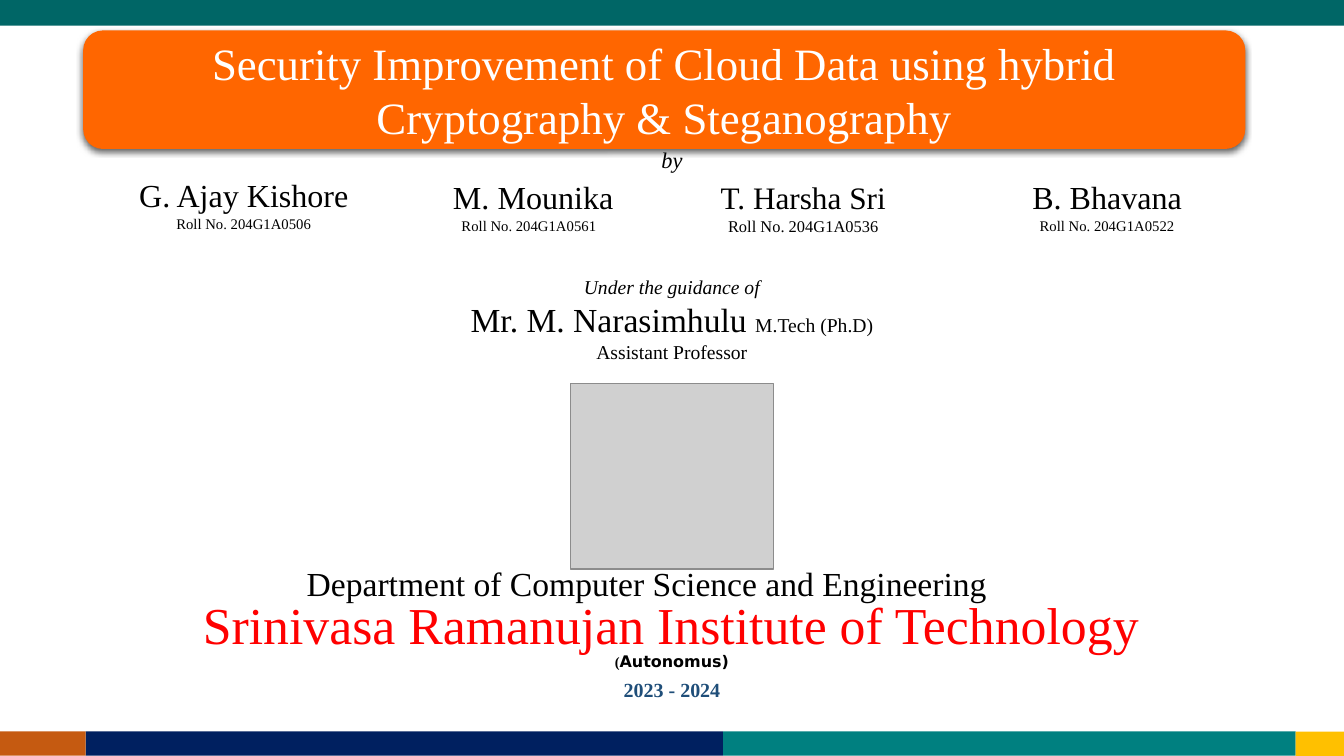
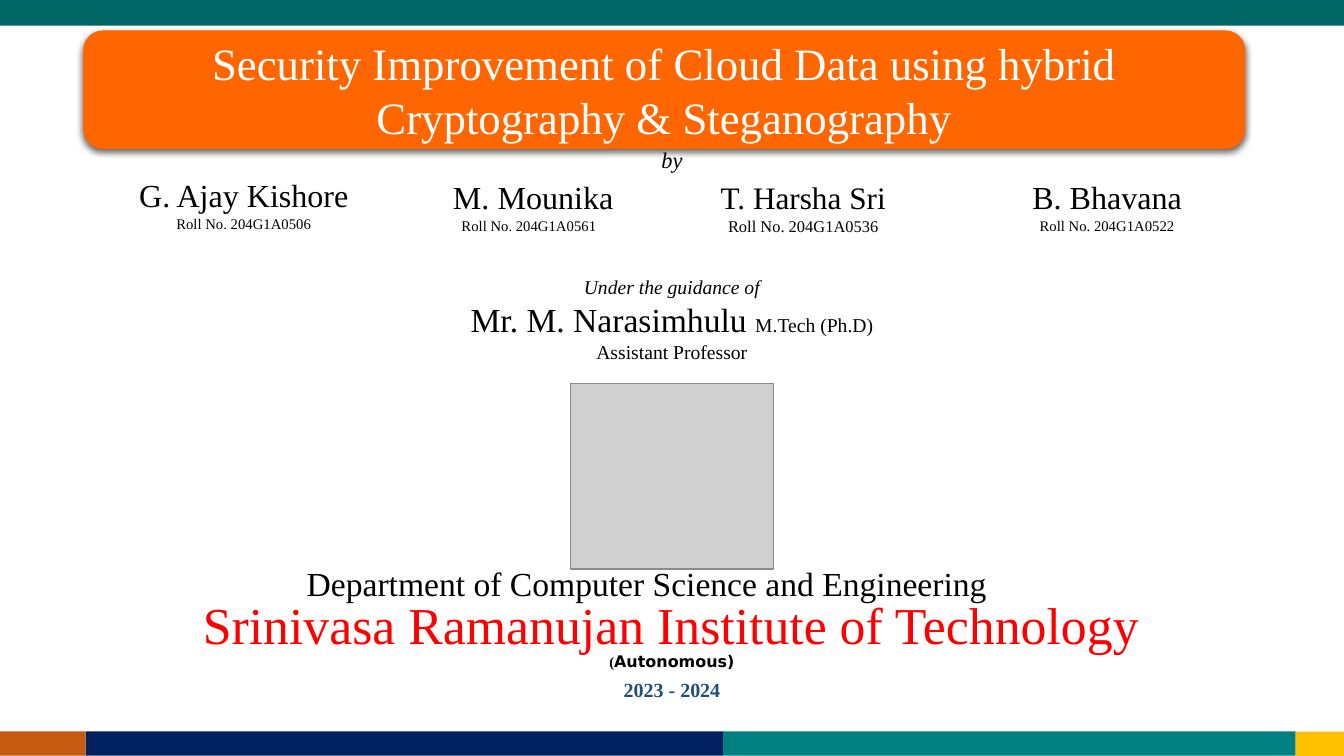
Before and after one commit to SRIT-CSE/SAFE-SHARING-ACESS-CONTROL-FOR-CLOUD-STORED-DATA, a slide deck: slide 1 of ajaykishore-506/Batch-A1.pptx. Drawn at 1344x756 pixels with LibreOffice and Linux fonts; fonts in the diff are those of the drawing; grey boxes stand for pictures. Boxes give left, top, right and bottom in pixels: in the first picture for what was removed or moved away, otherwise in the second. Text is boxed around its words. In the diff, an @@ line names an element or a change of style, - is before the commit and + after.

```diff
--- a/ajaykishore-506/Batch-A1.pptx
+++ b/ajaykishore-506/Batch-A1.pptx
@@ text at <box>614,655,734,669</box>: text changed @@
-(Autonomus)
+(Autonomous)
```
Also in this commit, not shown: 8 other slides changed, 2 slides added.
